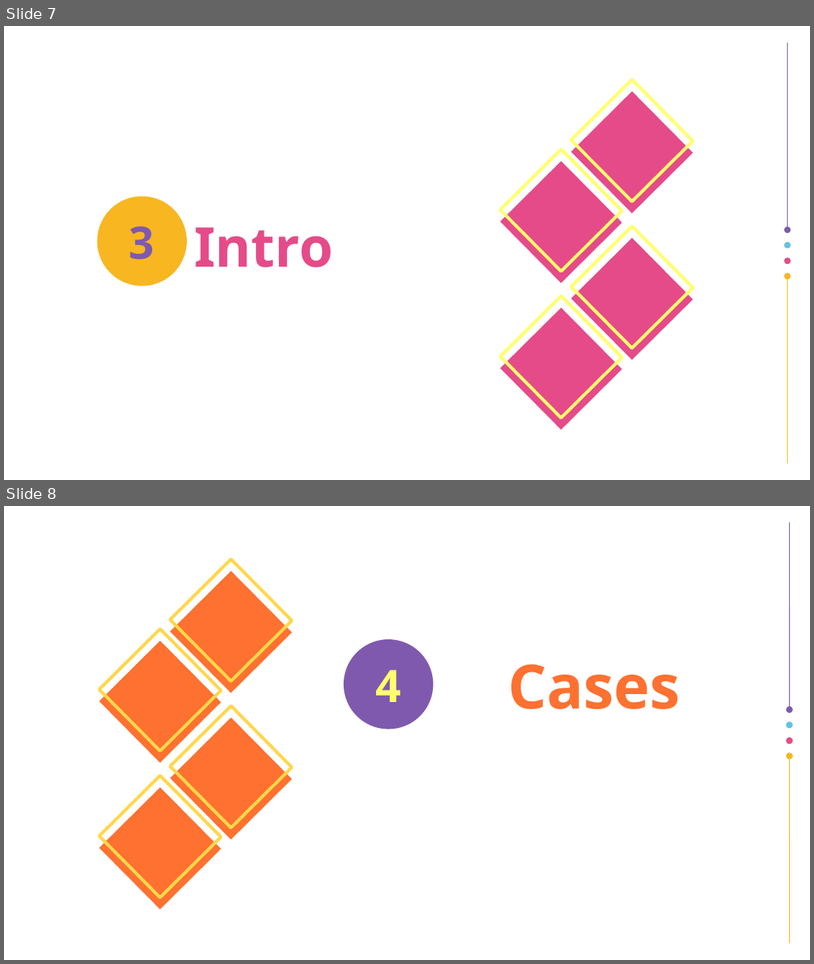
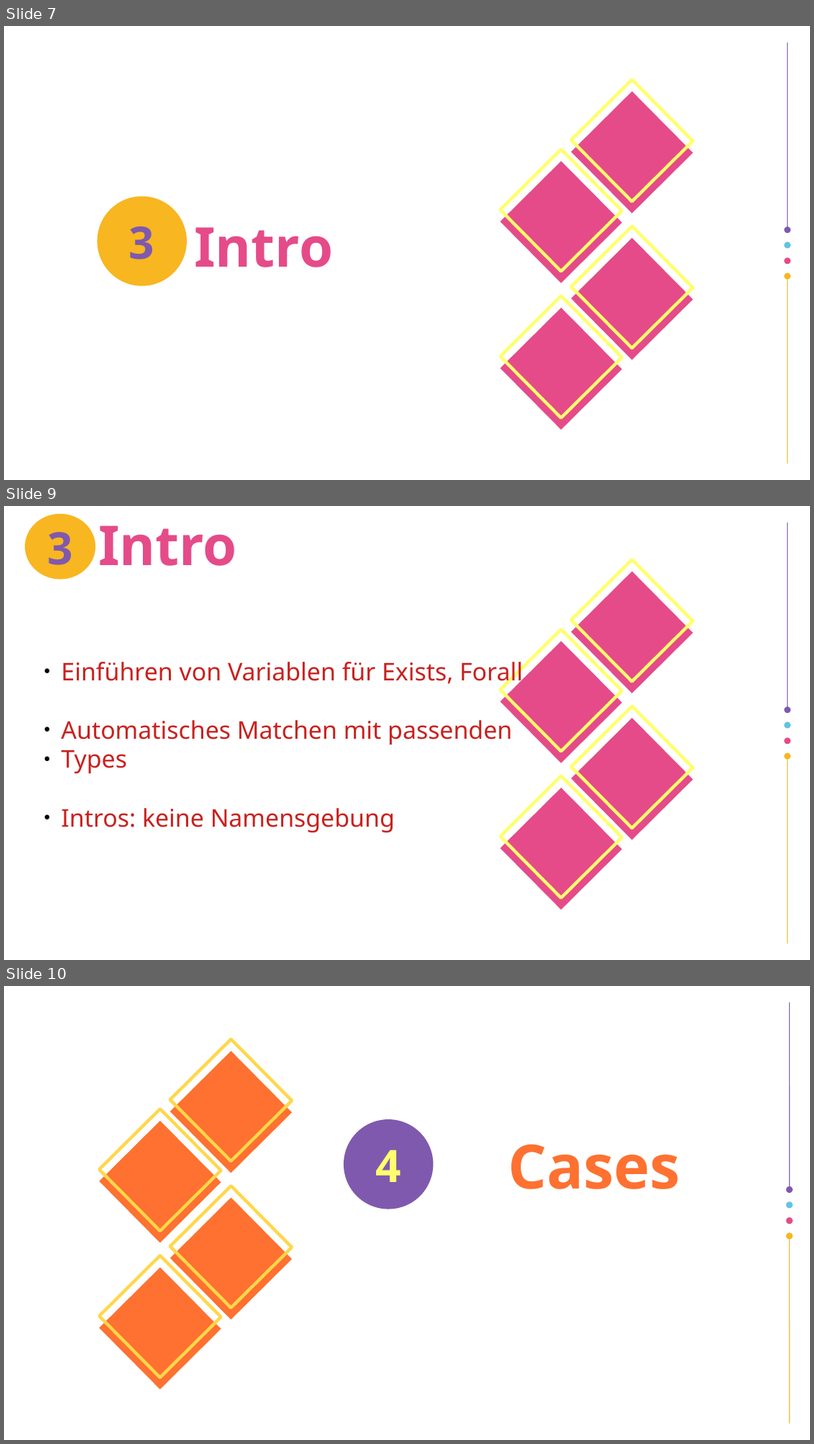
Before and after one commit to airberlin1/ProseminarBeweisassistenten, a slide deck: presentation.odp. Shown one above the other, each under a label of ours: slides 7 and 8 before the commit, slides 7, 9 and 10 after it; the slides between them are not shown. The pictures are 814x964 and 814x1444 pixels, drawn with LibreOffice and Linux fonts; fonts in the diff are those of the drawing; background and template pictures are left out. Boxes give left, top, right and bottom in pixels: in the first picture for what was removed or moved away, otherwise in the second. Text is boxed around its words. In the diff, an @@ line names an element or a change of style, - is before the commit and + after.

```diff
--- a/presentation.odp
+++ b/presentation.odp
@@ slide 9 added at bbox=[4, 506, 810, 960], background #FFFFFF; not listed: 14 template elements that a slide beside it also shows @@
@@ freeform shape added at bbox=[25, 514, 95, 579], fill #F8B620, 44 pt, text #7F59AE, bold @@
+3
@@ title added at bbox=[98, 525, 237, 566], 54 pt, text #E54B89, bold @@
+Intro
@@ text added at bbox=[61, 662, 523, 832], 24 pt, text #C9211E @@
+● Einführen von Variablen für Exists, Forall
+● Automatisches Matchen mit passenden
+● Types
+● Intros: keine Namensgebung
@@ what was slide 8 is now slide 10 @@
```
Also in this commit, not shown: 1 slide changed, 8 other slides added, 2 other files.
